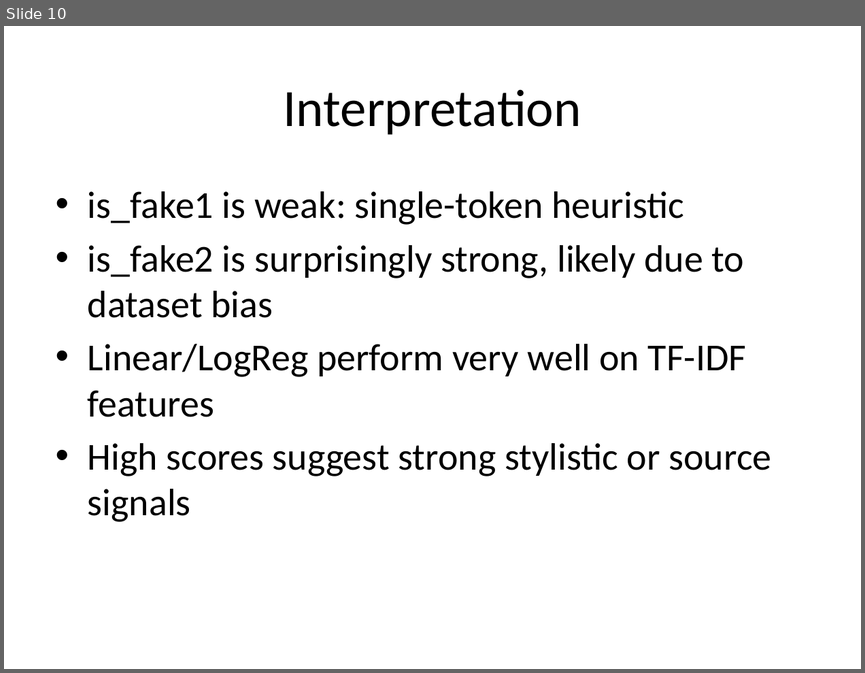
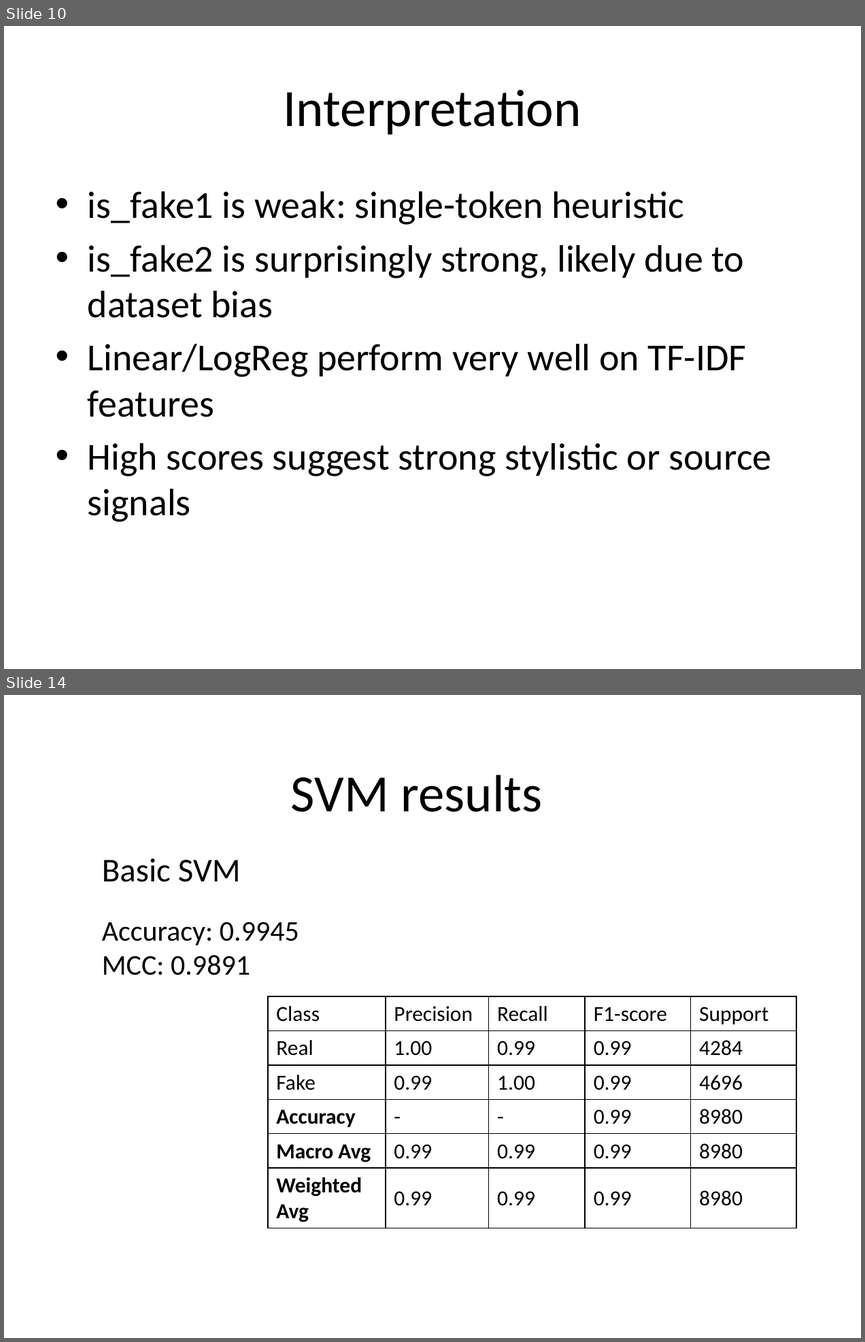
Before and after one commit to SebasN12/Fake-news-classifier, a slide deck: fake-news-classifier.pptx. Shown one above the other, each under a label of ours: slide 10 before the commit, slides 10 and 14 after it; the slides between them are not shown. The pictures are 865x673 and 865x1342 pixels, drawn with LibreOffice and Linux fonts; fonts in the diff are those of the drawing. Boxes give left, top, right and bottom in pixels: in the first picture for what was removed or moved away, otherwise in the second. Text is boxed around its words. In the diff, an @@ line names an element or a change of style, - is before the commit and + after.

```diff
--- a/fake-news-classifier.pptx
+++ b/fake-news-classifier.pptx
@@ slide 14 added at (4, 695, 861, 1338), background #FFFFFF @@
@@ title added at (291, 775, 543, 812), 44 pt, text #000000 @@
+SVM results
@@ text added at (102, 858, 241, 882), 28 pt, text #000000 @@
+Basic SVM
@@ text added at (102, 921, 299, 975), 24 pt, text #000000 @@
+Accuracy: 0.9945
+MCC: 0.9891
@@ table added at (268, 997, 795, 1228), 6 rows, 5 columns @@
+Class | Precision | Recall | F1-score | Support
+Real | 1.00 | 0.99 | 0.99 | 4284
+Fake | 0.99 | 1.00 | 0.99 | 4696
+Accuracy | - | - | 0.99 | 8980
+Macro Avg | 0.99 | 0.99 | 0.99 | 8980
+Weighted Avg | 0.99 | 0.99 | 0.99 | 8980
```
Also in this commit, not shown: 5 slides changed, 1 other file.
